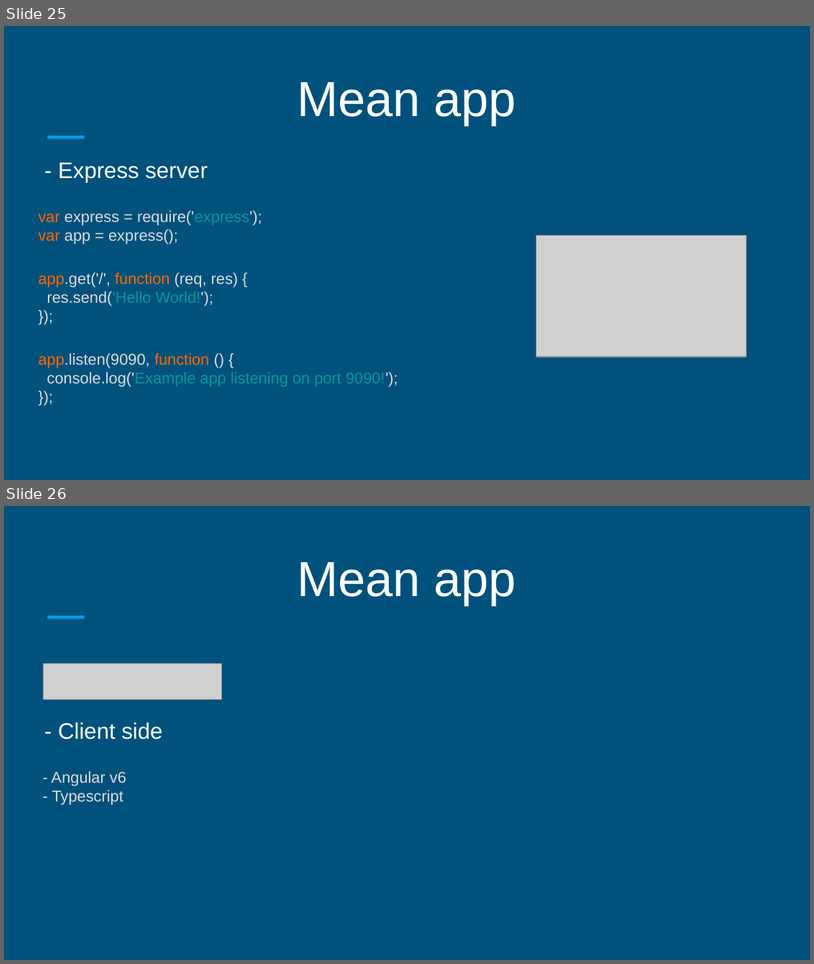
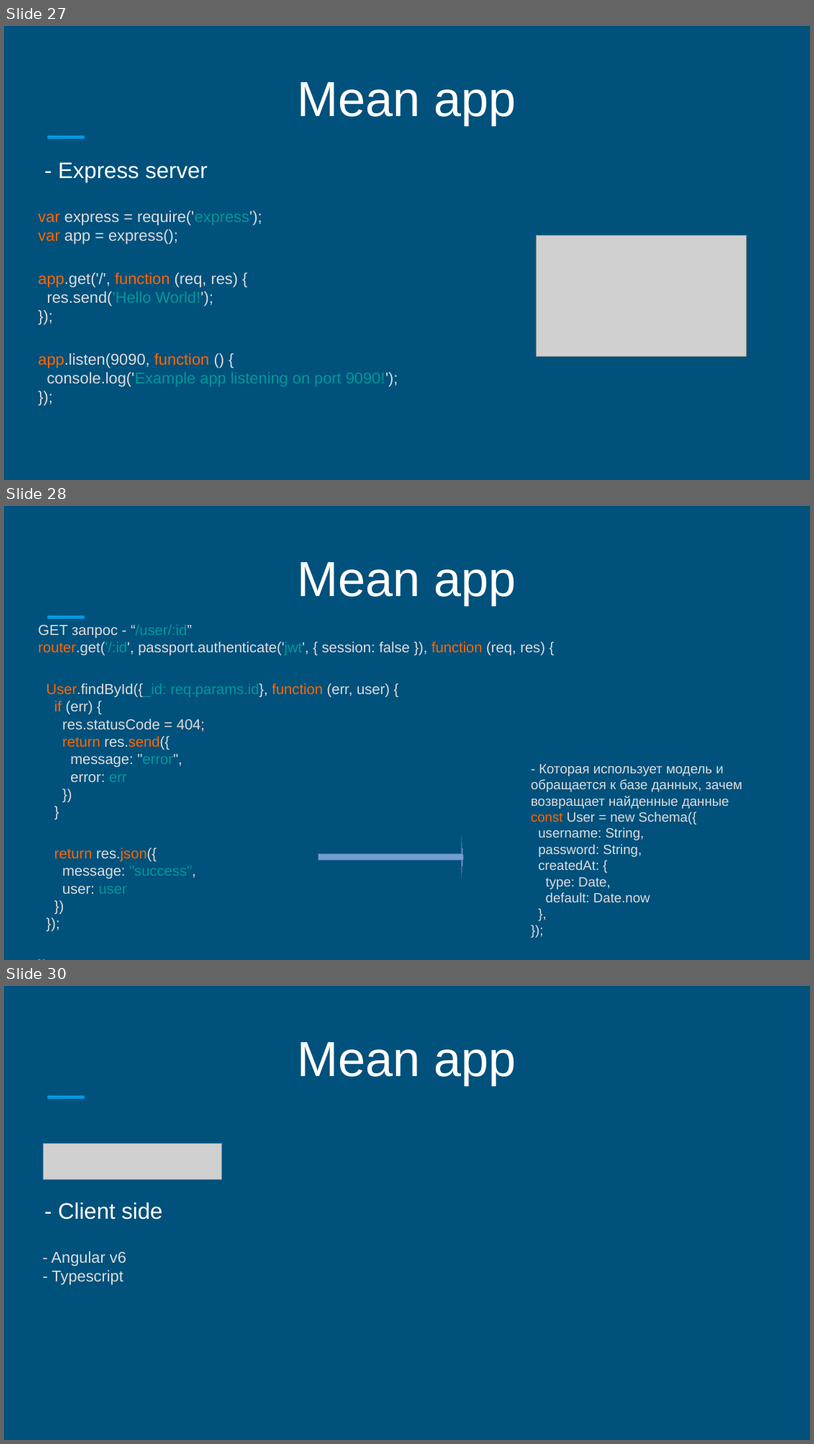
Before and after one commit to keylink/mean-stack, a slide deck: docs/mean.pptx. Shown one above the other, each under a label of ours: slides 25 and 26 before the commit, slides 27, 28 and 30 after it; the slides between them are not shown. The pictures are 814x964 and 814x1444 pixels, drawn with LibreOffice and Linux fonts; fonts in the diff are those of the drawing; grey boxes stand for pictures. Boxes give left, top, right and bottom in pixels: in the first picture for what was removed or moved away, otherwise in the second. Text is boxed around its words. In the diff, an @@ line names an element or a change of style, - is before the commit and + after.

```diff
--- a/docs/mean.pptx
+++ b/docs/mean.pptx
@@ slide 28 added at (4,506,810,960), background #00517C; not listed: 1 template element that a slide beside it also shows @@
@@ text added at (297,562,516,605), 44 pt, text #FFFFFF @@
+Mean app
@@ text added at (38,641,545,893), 13 pt, text #DDDDDD @@
+GET запрос - “/user/:id”
+router.get('/:id', passport.authenticate('jwt', { session: false }), function (req, res) {
+User.findById({_id: req.params.id}, function (err, user) {
+if (err) {
+res.statusCode = 404;
+return res.send({
+message: "error",
+error: err
+})
+}
+return res.json({
+message: "success",
+user: user
+})
+});
+});
@@ text added at (531,764,743,902), 12 pt, text #DDDDDD @@
+- Которая использует модель и обращается к базе данных, зачем возвращает найденные данные
+const User = new Schema({
+username: String,
+password: String,
+createdAt: {
+type: Date,
+default: Date.now
+},
+});
@@ right arrow added at (319,836,463,877), fill #729FCF, outline #3465A4 0.75 pt @@
@@ what was slide 25 is now slide 27 @@
@@ what was slide 26 is now slide 30 @@
```
Also in this commit, not shown: 2 slides changed, 3 other slides added, 1 other file.
